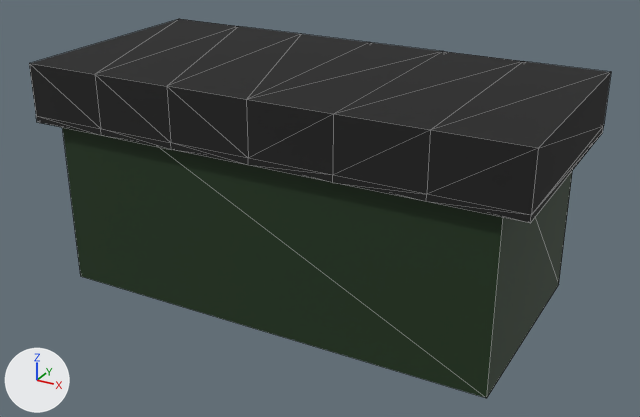
Renders of the glTF model src/app/client/assets/models/ammo-box.glb from each side of a commit.
One viewpoint serves both versions: a 50 mm lens placed at (0.532, -0.96, 0.441), pointed at (0.012, -0.014, -0.032). Every picture has the same lights, and +X, +Y and +Z are marked at lower left. Mesh edges are drawn as thin lines. Vertices at the same position are counted once.

Script lines for the objects in view, before the commit:
```python
me_cube_001 = bpy.data.meshes.new('Cube.001')
me_cube_001.from_pydata(...)  # a box spanning x -0.299..0.299, y -0.15..0.15, z -0.15..0.15
me_cube_001.materials.append(mat_material)  # dark green #1a3317
# before: 0 (-0.299, -0.15, -0.15) at pixel (80, 276), 1 (-0.299, -0.15, 0.15), 4 (0.299, -0.15, -0.15) at pixel (486, 398), 5 (0.299, -0.15, 0.15)
me_cube_002 = bpy.data.meshes.new('Cube.002')
me_cube_002.from_pydata(...)  # 88 vertices, 172 faces; spans x -0.33..0.33, y -0.163..0.157, z 0.065..0.155
me_cube_002.materials.append(mat_material_001)  # black #1f1f1f
ob_ammo = bpy.data.objects.new('Ammo', me_cube_001)
ob_ammo.location = (0.0, 0.0, 0.0)
ob_lid = bpy.data.objects.new('Lid', me_cube_002)
ob_lid.location = (0.0, 0.0, 0.0)
```
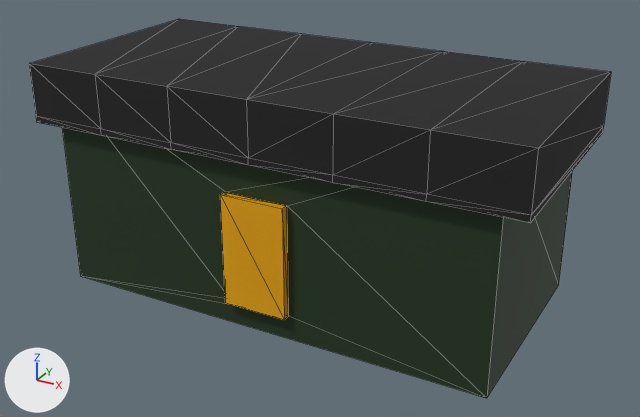
Commit message: Add new GLTF for ammo box

Patch to the scene script:
```diff
--- a/src/app/client/assets/models/ammo-box.glb.py
+++ b/src/app/client/assets/models/ammo-box.glb.py
@@ mat_material_002 @@
+mat_material_002 = principled_material('Material.002')
+mat_material_002.base_color = (0.8, 0.379, 0.0)  # yellow #e7a600
+mat_material_002.roughness = 0.126
@@ me_cube_001 @@
 me_cube_001.from_pydata(...)  # 8 vertices, 12 faces; spans x -0.299..0.299, y -0.15..0.15, z -0.15..0.15
 # used by ob_ammo; location = (0.0, 0.0, 0.0)
 # verts and faces of me_cube_001; kept vertices keep their numbers, new ones are numbered from 8
+# me_cube_001 part 1
+delete_faces([(1, 4, 5), (0, 4, 1)])
+verts[8] = (-0.043, -0.15, -0.117)
+verts[9] = (-0.043, -0.15, 0.03)  # pixel (225, 191)
+verts[10] = (0.043, -0.15, -0.117)  # pixel (288, 315)
+verts[11] = (0.043, -0.15, 0.03)  # pixel (287, 205)
+faces += [(9, 10, 11), (8, 10, 9), (1, 8, 9), (0, 8, 1), (4, 11, 10), (4, 5, 11)]
+faces += [(0, 10, 8), (0, 4, 10), (5, 9, 11), (1, 9, 5)]
 me_cube_001.materials.append(mat_material)
@@ me_cube_003 @@
+me_cube_003.from_pydata(...)  # a box spanning x -0.0432..0.0432, y -0.1611..-0.1511, z -0.117..0.0304
+me_cube_003.materials.append(mat_material_002)  # yellow #e7a600
@@ ob_bullet @@
+ob_bullet = bpy.data.objects.new('Bullet', me_cube_003)
+ob_bullet.location = (0.0, 0.0, 0.0)
```

Boxes [x1, y1, x2, y2] around the edits, measured in the pictures (640 x 417 px):
'Bullet', added
    after: [220, 192, 289, 320]
part 1 of me_cube_001, built on
    both: [80, 136, 503, 398]
